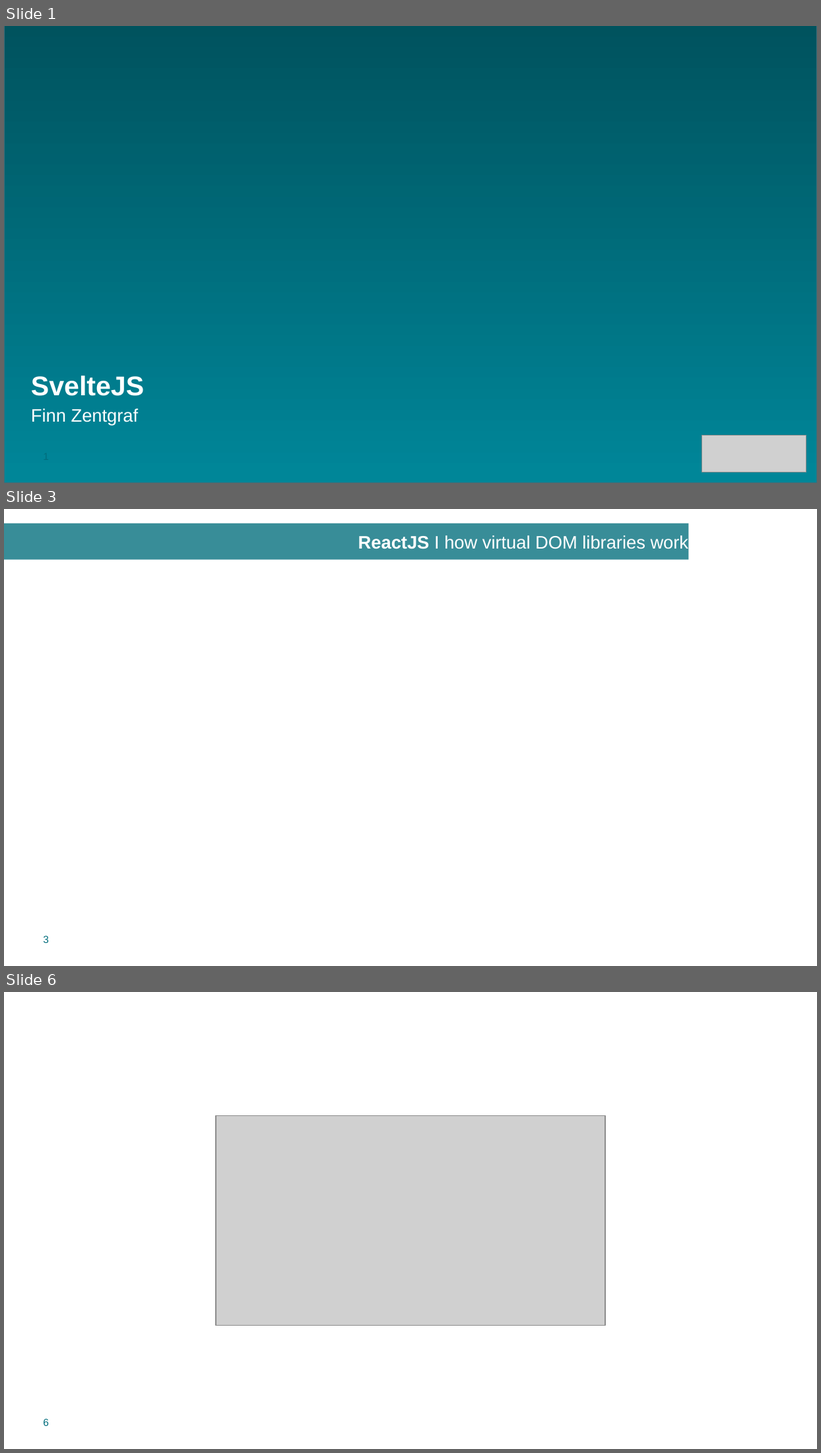
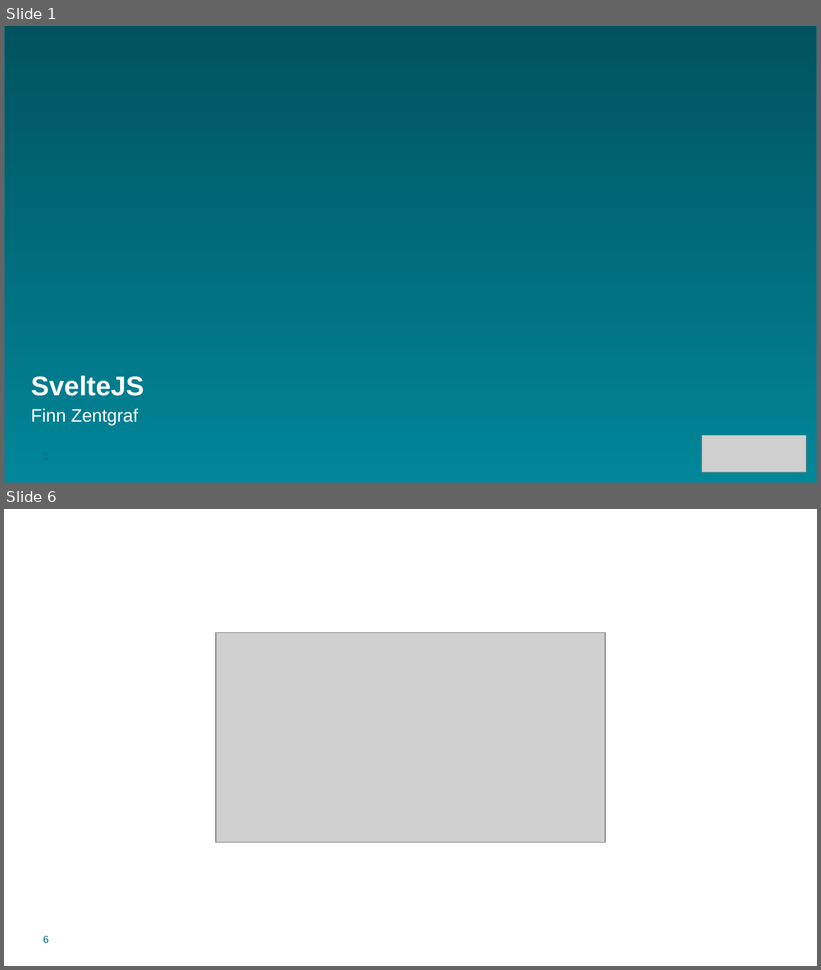
Before and after one commit to inform40/tutorial-svelte, a slide deck: svelte.pptx. Shown one above the other, each under a label of ours: slides 1, 3 and 6 before the commit, slides 1 and 6 after it; the slides between them are not shown. The pictures are 821x1453 and 821x970 pixels, drawn with LibreOffice and Linux fonts; fonts in the diff are those of the drawing; grey boxes stand for pictures; background and template pictures are left out; a plain dark background stands for a picture behind light text. Boxes give left, top, right and bottom in pixels: in the first picture for what was removed or moved away, otherwise in the second. Text is boxed around its words. In the diff, an @@ line names an element or a change of style, - is before the commit and + after.

```diff
--- a/svelte.pptx
+++ b/svelte.pptx
@@ slide 3 removed at [4, 509, 817, 966], background #FFFFFF; not listed: 3 template elements that a slide beside it also shows @@
@@ title removed at [4, 524, 688, 560] @@
-ReactJS I how virtual DOM libraries work
```
Also in this commit, not shown: 4 slides added, 6 other slides removed.
